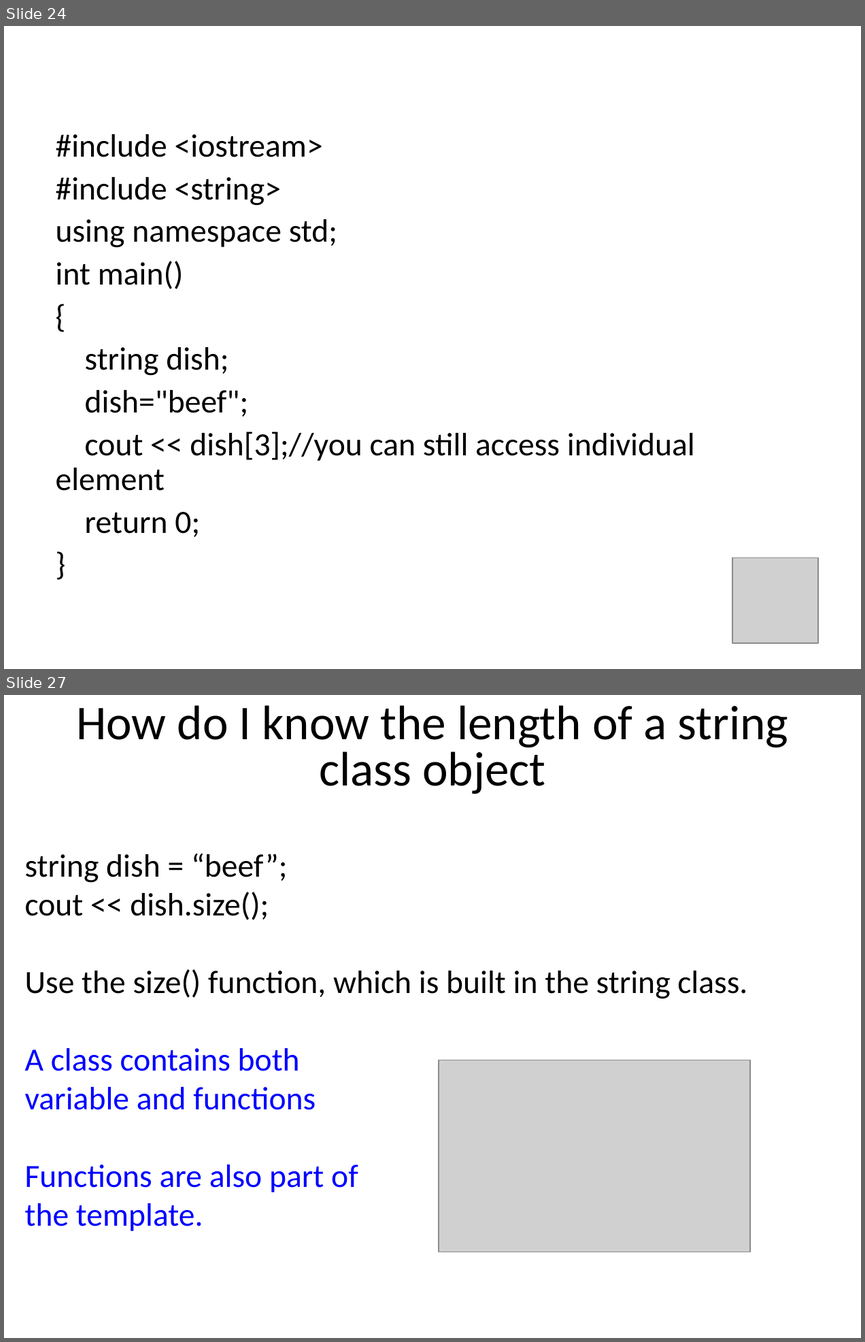
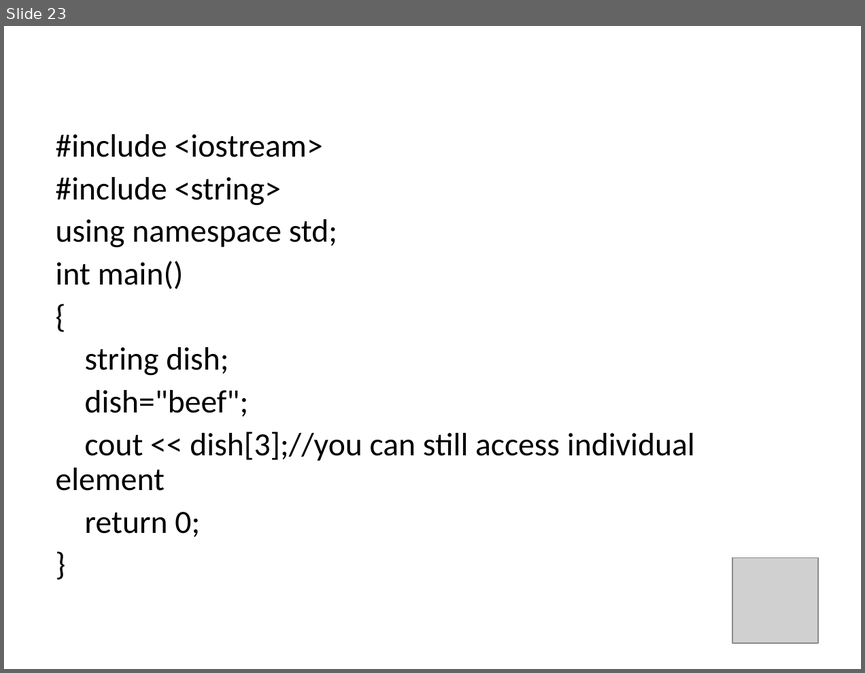
Before and after one commit to bwkeller/Computational_Physics, a slide deck: Slides/03_Arrays_Strings.odp. Shown one above the other, each under a label of ours: slides 24 and 27 before the commit, slide 23 after it; the slides between them are not shown. The pictures are 865x1342 and 865x673 pixels, drawn with LibreOffice and Linux fonts; fonts in the diff are those of the drawing; grey boxes stand for pictures. Boxes give left, top, right and bottom in pixels: in the first picture for what was removed or moved away, otherwise in the second. Text is boxed around its words. In the diff, an @@ line names an element or a change of style, - is before the commit and + after.

```diff
--- a/Slides/03_Arrays_Strings.odp
+++ b/Slides/03_Arrays_Strings.odp
@@ slide 27 removed at box(4, 695, 861, 1338), background #FFFFFF @@
@@ title removed at box(76, 705, 789, 794) @@
-How do I know the length of a string class object
@@ text removed at box(25, 853, 747, 1231) @@
-string dish = “beef”;
-cout << dish.size();
-Use the size() function, which is built in the string class.
-A class contains both
-variable and functions
-Functions are also part of
-the template.
@@ picture removed at box(439, 1060, 750, 1252) @@
@@ what was slide 24 is now slide 23 @@
```
Also in this commit, not shown: 3 slides changed, 8 other slides removed, 3 other files.
